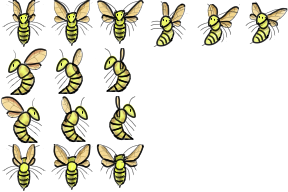
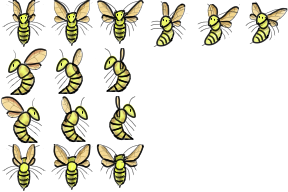
Layer changes from the first 288 x 192 image to the second:
painted on "Legs" (2nd of 15, in "Left down 2" › "Line") over [197, 21, 232, 43]
